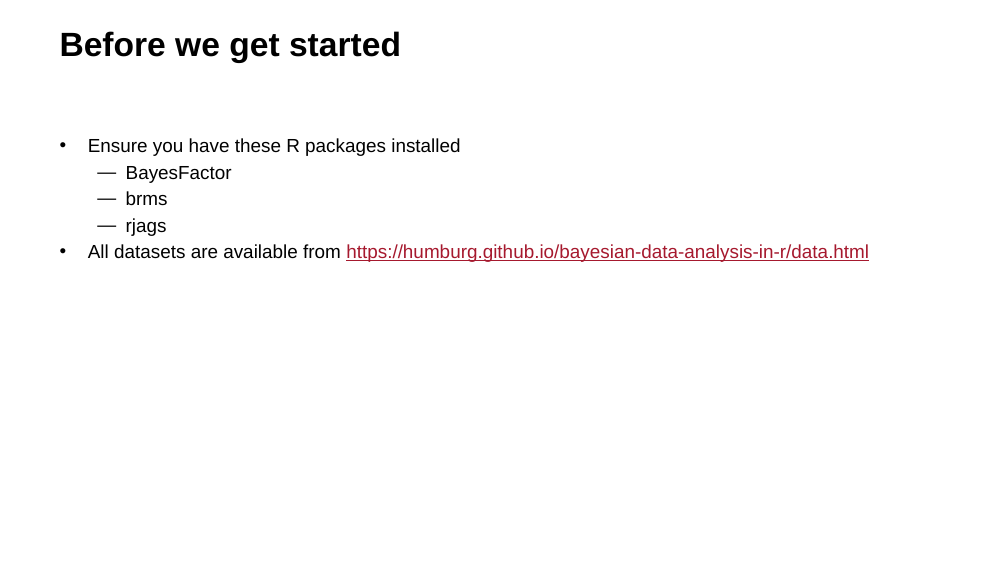
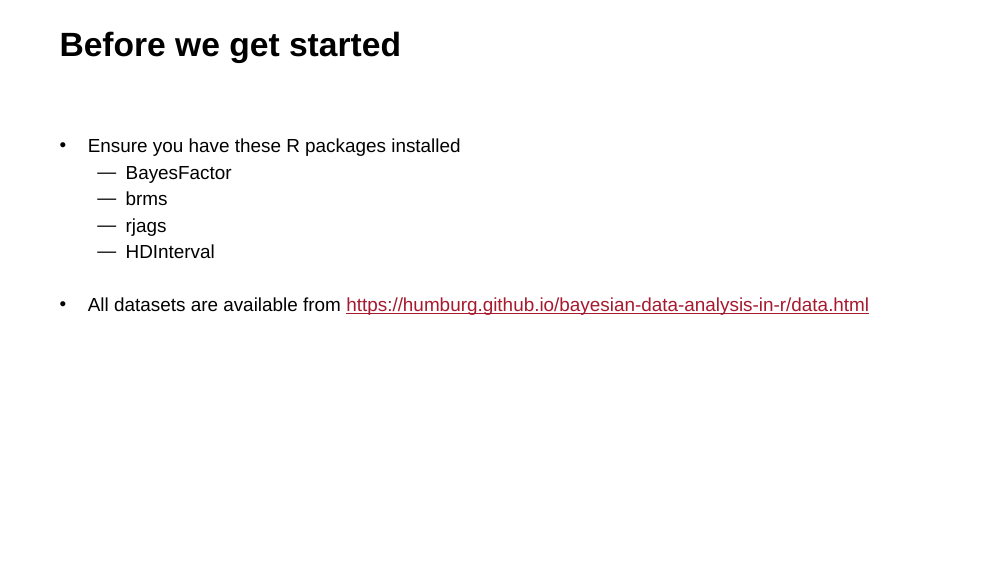
Before and after one commit to humburg/bayesian-data-analysis-in-r, a slide deck: slide 25 of Bayesian Data Analysis in R.pptx (slide 24 before the commit). Drawn at 1008x567 pixels with LibreOffice and Linux fonts; fonts in the diff are those of the drawing; background and template pictures are left out. Boxes give left, top, right and bottom in pixels: in the first picture for what was removed or moved away, otherwise in the second. Text is boxed around its words. In the diff, an @@ line names an element or a change of style, - is before the commit and + after.

```diff
--- a/Bayesian Data Analysis in R.pptx
+++ b/Bayesian Data Analysis in R.pptx
@@ text at <box>126,244,215,258</box>: paragraph added @@
+  ― HDInterval
```
Also in this commit, not shown: 1 other slide changed, 1 slide added, 3 other files.
